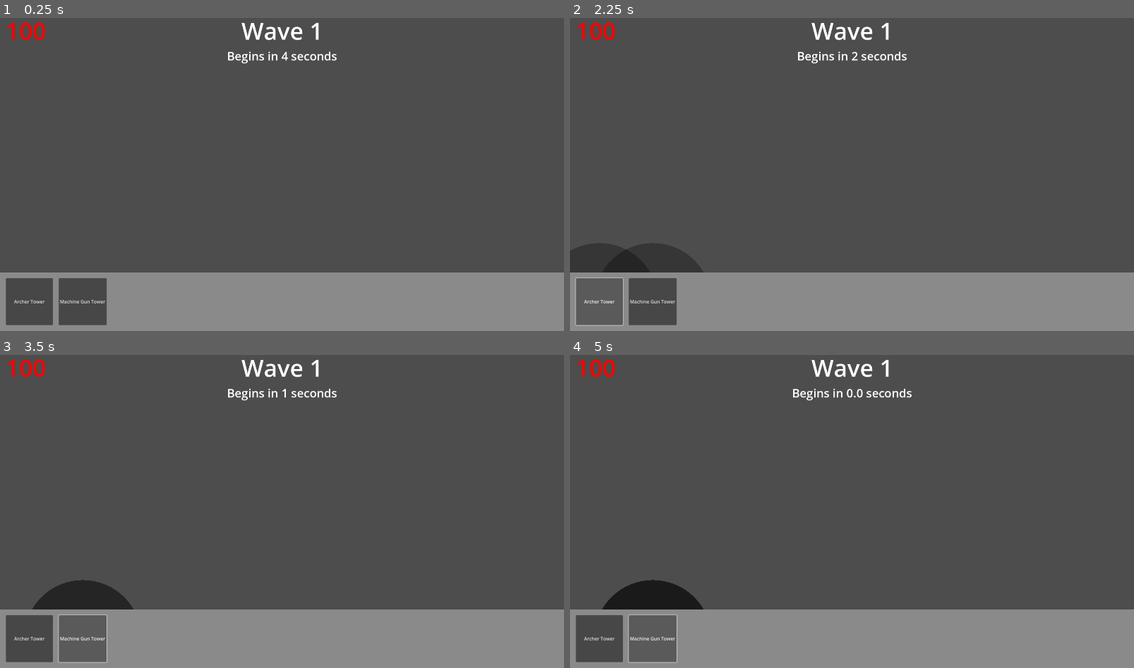
Above: before the commit, frames 1-4 (two rows, left to right).
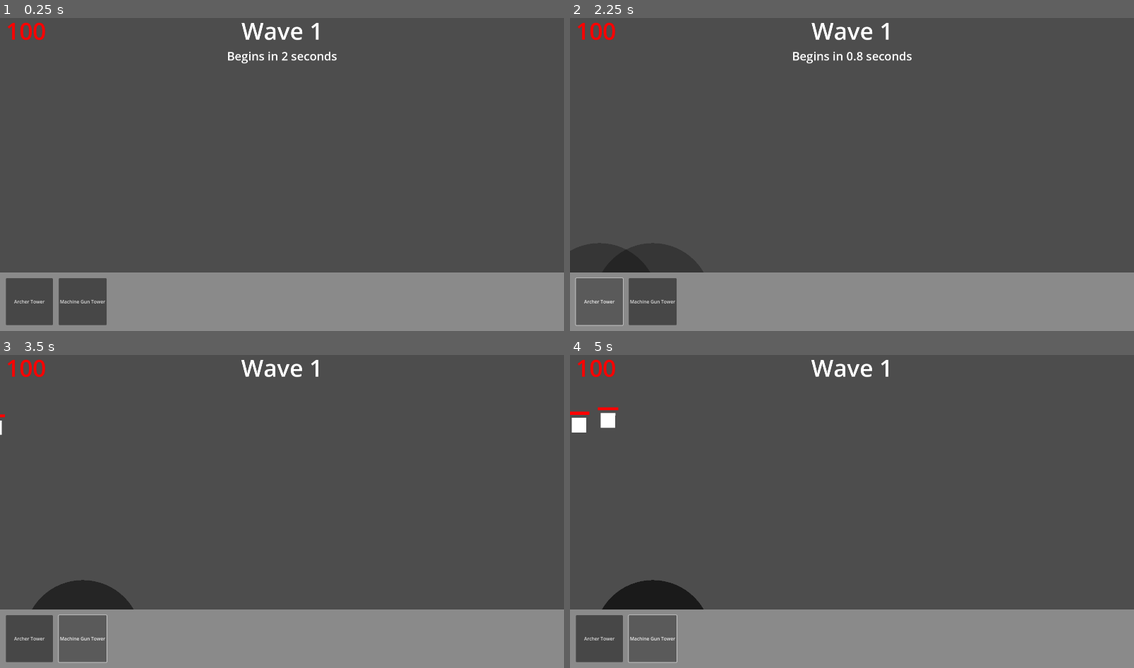
Above: after the commit, the same moments.

Repository: officialSl0th/tower-defense-2d
Game: Godot game, scene res://scenes/main.tscn
Same seed, same stepped clock (60 frames per second), same inputs: the game is played once before the commit and once after it.
Inputs:
- Up to frame 1 (0.25 s): no input
- Up to frame 2 (2.25 s): click "Archer Tower" at 0.5 s; click "Machine Gun Tower" at 1.25 s; click "Archer Tower" at 2 s
- Up to frame 3 (3.5 s): click "Machine Gun Tower" at 2.75 s
- Up to frame 4 (5 s): click "Archer Tower" at 3.5 s; click "Machine Gun Tower" at 4.25 s

The runs differ from the first frame. In frame 1, less than 0.1% of the frame differs, in the area x 49-52%, y 10-14%; in frame 2, 0.4%; in frame 3, 0.4%; in frame 4, 0.7%, in the area x 0-61%, y 1-25%.

Commit message:
enforced style guide

Diff:
--- a/project.godot
+++ b/project.godot
@@ -17,7 +17,7 @@
 
 [autoload]
 
-Health="*res://source/Health.gd"
+Health="*res://source/autoload/health.gd"
 
 [display]
 
--- /dev/null
+++ b/resources/entity_groups/test_entity_group.tres
@@ -0,0 +1,11 @@
+[gd_resource type="Resource" script_class="EntityGroupResource" load_steps=3 format=3 uid="uid://phntcoole1k"]
+
+[ext_resource type="Resource" uid="uid://budmgpqyrjepl" path="res://resources/path_entities/test_path_entity.tres" id="1_h85hm"]
+[ext_resource type="Script" path="res://source/resource_scripts/entity_group_resource.gd" id="1_xr1el"]
+
+[resource]
+script = ExtResource("1_xr1el")
+entity_resource = ExtResource("1_h85hm")
+amount_of_entities = 2
+time_between_entities = 1.0
+path_id = 0
--- a/resources/entity_groups/zombie_group_small.tres
+++ /dev/null
@@ -1,11 +0,0 @@
-[gd_resource type="Resource" script_class="EntityGroup" load_steps=3 format=3 uid="uid://dny2nmtso36y7"]
-
-[ext_resource type="Resource" uid="uid://budmgpqyrjepl" path="res://resources/path_entities/zombie_path_entity.tres" id="1_05l8g"]
-[ext_resource type="Script" path="res://source/EntityGroupResource.gd" id="1_mhoi7"]
-
-[resource]
-script = ExtResource("1_mhoi7")
-entity_resource = ExtResource("1_05l8g")
-amount_of_entities = 2
-time_between_entities = 1.0
-path_id = 0
--- a/resources/path_entities/zombie_path_entity.tres
+++ b/resources/path_entities/test_path_entity.tres
@@ -1,6 +1,6 @@
 [gd_resource type="Resource" script_class="PathEntityResource" load_steps=2 format=3 uid="uid://budmgpqyrjepl"]
 
-[ext_resource type="Script" path="res://source/PathEntityResource.gd" id="1_wwn61"]
+[ext_resource type="Script" path="res://source/resource_scripts/path_entity_resource.gd" id="1_wwn61"]
 
 [resource]
 script = ExtResource("1_wwn61")
--- a/resources/towers/archer_tower.tres
+++ b/resources/towers/long_range_tower.tres
@@ -1,6 +1,6 @@
 [gd_resource type="Resource" script_class="TowerResource" load_steps=2 format=3 uid="uid://dgp5kaovc1pyb"]
 
-[ext_resource type="Script" path="res://source/TowerResource.gd" id="1_km48p"]
+[ext_resource type="Script" path="res://source/resource_scripts/tower_resource.gd" id="1_km48p"]
 
 [resource]
 script = ExtResource("1_km48p")
--- a/resources/towers/machine_gun_tower.tres
+++ b/resources/towers/short_range_tower.tres
@@ -1,6 +1,6 @@
 [gd_resource type="Resource" script_class="TowerResourceBase" load_steps=2 format=3 uid="uid://dmr7xi37lb3bv"]
 
-[ext_resource type="Script" path="res://source/TowerResource.gd" id="1_ikhbc"]
+[ext_resource type="Script" path="res://source/resource_scripts/tower_resource.gd" id="1_ikhbc"]
 
 [resource]
 script = ExtResource("1_ikhbc")
--- a/resources/wave_containers/test_waves.tres
+++ b/resources/wave_containers/test_waves.tres
@@ -1,11 +1,11 @@
-[gd_resource type="Resource" script_class="Waves" load_steps=4 format=3 uid="uid://dlak6uphu78t5"]
+[gd_resource type="Resource" script_class="WavesResource" load_steps=4 format=3 uid="uid://d3vt4f752obmp"]
 
-[ext_resource type="Script" path="res://source/WavesResource.gd" id="1_jpfbk"]
-[ext_resource type="Resource" uid="uid://dxjebpxsm7e5n" path="res://resources/waves/test_wave_1.tres" id="2_1qs80"]
-[ext_resource type="Resource" uid="uid://ddthc6ua5kexw" path="res://resources/waves/test_wave_2.tres" id="3_giske"]
+[ext_resource type="Script" path="res://source/resource_scripts/waves_resource.gd" id="1_jpfbk"]
+[ext_resource type="Resource" uid="uid://6tuwl102bu11" path="res://resources/waves/test_wave_1.tres" id="2_1qs80"]
+[ext_resource type="Resource" uid="uid://3e34wes3quee" path="res://resources/waves/test_wave_2.tres" id="3_giske"]
 
 [resource]
 script = ExtResource("1_jpfbk")
-time_before_waves = 5.0
-time_between_waves = 4.0
-waves = Array[Resource("res://source/WaveResource.gd")]([ExtResource("2_1qs80"), ExtResource("3_giske")])
+time_before_waves = 3.0
+time_between_waves = 3.0
+waves = Array[Resource("res://source/resource_scripts/wave_resource.gd")]([ExtResource("2_1qs80"), ExtResource("3_giske")])
--- a/resources/waves/test_wave_1.tres
+++ b/resources/waves/test_wave_1.tres
@@ -1,9 +1,9 @@
-[gd_resource type="Resource" script_class="Wave" load_steps=3 format=3 uid="uid://dxjebpxsm7e5n"]
+[gd_resource type="Resource" script_class="WaveResource" load_steps=3 format=3 uid="uid://6tuwl102bu11"]
 
-[ext_resource type="Resource" uid="uid://dny2nmtso36y7" path="res://resources/entity_groups/zombie_group_small.tres" id="1_aqjrq"]
-[ext_resource type="Script" path="res://source/WaveResource.gd" id="1_rap1k"]
+[ext_resource type="Resource" uid="uid://phntcoole1k" path="res://resources/entity_groups/test_entity_group.tres" id="1_2b7iu"]
+[ext_resource type="Script" path="res://source/resource_scripts/wave_resource.gd" id="1_rap1k"]
 
 [resource]
 script = ExtResource("1_rap1k")
-entity_groups = Array[Resource("res://source/EntityGroupResource.gd")]([ExtResource("1_aqjrq")])
+entity_groups = Array[Resource("res://source/resource_scripts/entity_group_resource.gd")]([ExtResource("1_2b7iu")])
 time_between_groups = 1.0
--- a/resources/waves/test_wave_2.tres
+++ b/resources/waves/test_wave_2.tres
@@ -1,9 +1,9 @@
-[gd_resource type="Resource" script_class="Wave" load_steps=3 format=3 uid="uid://ddthc6ua5kexw"]
+[gd_resource type="Resource" script_class="WaveResource" load_steps=3 format=3 uid="uid://3e34wes3quee"]
 
-[ext_resource type="Script" path="res://source/WaveResource.gd" id="1_i5rdy"]
-[ext_resource type="Resource" uid="uid://dny2nmtso36y7" path="res://resources/entity_groups/zombie_group_small.tres" id="1_r7qga"]
+[ext_resource type="Resource" uid="uid://phntcoole1k" path="res://resources/entity_groups/test_entity_group.tres" id="1_dj6he"]
+[ext_resource type="Script" path="res://source/resource_scripts/wave_resource.gd" id="1_i5rdy"]
 
 [resource]
 script = ExtResource("1_i5rdy")
-entity_groups = Array[Resource("res://source/EntityGroupResource.gd")]([ExtResource("1_r7qga"), ExtResource("1_r7qga")])
-time_between_groups = 2.0
+entity_groups = Array[Resource("res://source/resource_scripts/entity_group_resource.gd")]([ExtResource("1_dj6he"), ExtResource("1_dj6he")])
+time_between_groups = 1.0
--- a/scenes/main.tscn
+++ b/scenes/main.tscn
@@ -1,33 +1,29 @@
-[gd_scene load_steps=8 format=3 uid="uid://6vusjlkjjbmr"]
+[gd_scene load_steps=6 format=3 uid="uid://tbgp48n4te7a"]
 
-[ext_resource type="PackedScene" uid="uid://bbcoo6w6wllv8" path="res://scenes/path_entity.tscn" id="1_655av"]
-[ext_resource type="Script" path="res://source/WaveController.gd" id="1_o4ocp"]
-[ext_resource type="Resource" uid="uid://dgp5kaovc1pyb" path="res://resources/towers/archer_tower.tres" id="2_8r142"]
-[ext_resource type="Resource" uid="uid://dlak6uphu78t5" path="res://resources/wave_containers/test_waves.tres" id="2_57l3g"]
+[ext_resource type="Script" path="res://source/waves/wave_controller.gd" id="1_v078i"]
+[ext_resource type="Resource" uid="uid://d3vt4f752obmp" path="res://resources/wave_containers/test_waves.tres" id="2_qpy4s"]
 [ext_resource type="PackedScene" uid="uid://cigiq5coqeney" path="res://scenes/ui_overlay.tscn" id="3_aelhk"]
-[ext_resource type="Resource" uid="uid://dmr7xi37lb3bv" path="res://resources/towers/machine_gun_tower.tres" id="3_x6vpa"]
+[ext_resource type="PackedScene" uid="uid://bbcoo6w6wllv8" path="res://scenes/path_entity.tscn" id="3_puh2s"]
 
-[sub_resource type="Curve2D" id="Curve2D_wp508"]
-bake_interval = 0.01
+[sub_resource type="Curve2D" id="Curve2D_q4e8h"]
 _data = {
-"points": PackedVector2Array(0, 0, 2.08165e-12, 2.08165e-12, -27, 108, -121.843, -175.401, 121.843, 175.401, 881, 322, -468.628, 44.1849, 468.628, -44.1849, 854, 776, -227.619, 112.471, 227.619, -112.471, 1524, 408, 0, 0, 0, 0, 1966, 627)
+"points": PackedVector2Array(0, 0, 0, 0, -66, 270, -71.6026, -124.209, 71.6026, 124.209, 489, 282, -100.828, -130.054, 100.828, 130.054, 420, 559, 0, 0, 0, 0, 698, 659, -226.498, -78.909, 226.498, 78.909, 1262, 581, -111.057, 52.606, 111.057, -52.606, 1592, 415, -70.1414, -27.7643, 70.1414, 27.7643, 1798, 510, 0, 0, 0, 0, 1990, 488)
 }
-point_count = 5
+point_count = 8
 
 [node name="Main" type="Node2D"]
 
-[node name="WaveController" type="Node2D" parent="." node_paths=PackedStringArray("paths")]
-script = ExtResource("1_o4ocp")
-waves = ExtResource("2_57l3g")
-paths = [NodePath("../Path1")]
-entity_scene = ExtResource("1_655av")
+[node name="Towers" type="Node2D" parent="."]
 
-[node name="TowerParent" type="Node2D" parent="."]
+[node name="Paths" type="Node2D" parent="." node_paths=PackedStringArray("paths")]
+script = ExtResource("1_v078i")
+waves = ExtResource("2_qpy4s")
+paths = [NodePath("Path1")]
+entity_scene = ExtResource("3_puh2s")
 
-[node name="Path1" type="Path2D" parent="."]
-curve = SubResource("Curve2D_wp508")
+[node name="Path1" type="Path2D" parent="Paths"]
+curve = SubResource("Curve2D_q4e8h")
 
 [node name="CanvasLayer" type="CanvasLayer" parent="."]
 
 [node name="UIOverlay" parent="CanvasLayer" instance=ExtResource("3_aelhk")]
-towers = Array[Resource("res://source/TowerResource.gd")]([ExtResource("2_8r142"), ExtResource("3_x6vpa")])
--- a/scenes/path_entity.tscn
+++ b/scenes/path_entity.tscn
@@ -1,6 +1,6 @@
 [gd_scene load_steps=6 format=3 uid="uid://bbcoo6w6wllv8"]
 
-[ext_resource type="Script" path="res://source/PathEntity.gd" id="1_g1j3x"]
+[ext_resource type="Script" path="res://source/path_entities/path_entity.gd" id="1_g1j3x"]
 
 [sub_resource type="QuadMesh" id="QuadMesh_h3k30"]
 
--- a/scenes/projectile.tscn
+++ b/scenes/projectile.tscn
@@ -1,6 +1,6 @@
 [gd_scene load_steps=4 format=3 uid="uid://b2jsf0enmawvb"]
 
-[ext_resource type="Script" path="res://source/Projectile.gd" id="1_0xbkq"]
+[ext_resource type="Script" path="res://source/projectiles/projectile.gd" id="1_0xbkq"]
 
 [sub_resource type="RectangleShape2D" id="RectangleShape2D_as6cl"]
 size = Vector2(20, 5)
--- a/scenes/tower.tscn
+++ b/scenes/tower.tscn
@@ -1,6 +1,6 @@
 [gd_scene load_steps=4 format=3 uid="uid://dajpl8ky8fm1l"]
 
-[ext_resource type="Script" path="res://source/Tower.gd" id="1_04i6n"]
+[ext_resource type="Script" path="res://source/towers/tower.gd" id="1_04i6n"]
 
 [sub_resource type="QuadMesh" id="QuadMesh_vaxhq"]
 
--- a/scenes/ui_overlay.tscn
+++ b/scenes/ui_overlay.tscn
@@ -1,6 +1,8 @@
-[gd_scene load_steps=6 format=3 uid="uid://cigiq5coqeney"]
+[gd_scene load_steps=8 format=3 uid="uid://cigiq5coqeney"]
 
-[ext_resource type="Script" path="res://source/UIController.gd" id="1_f7cah"]
+[ext_resource type="Script" path="res://source/ui/ui_controller.gd" id="1_f7cah"]
+[ext_resource type="Resource" uid="uid://dgp5kaovc1pyb" path="res://resources/towers/long_range_tower.tres" id="2_2rcxt"]
+[ext_resource type="Resource" uid="uid://dmr7xi37lb3bv" path="res://resources/towers/short_range_tower.tres" id="3_usxxa"]
 
 [sub_resource type="LabelSettings" id="LabelSettings_oaevw"]
 font_size = 80
@@ -23,6 +25,7 @@
 grow_horizontal = 2
 grow_vertical = 2
 script = ExtResource("1_f7cah")
+towers = Array[Resource("res://source/resource_scripts/tower_resource.gd")]([ExtResource("2_2rcxt"), ExtResource("3_usxxa")])
 
 [node name="LabelInformation" type="VBoxContainer" parent="."]
 layout_mode = 1
--- a/source/WaveResource.gd
+++ /dev/null
@@ -1,5 +0,0 @@
-extends Resource
-class_name Wave
-
-@export var entity_groups: Array[EntityGroup];
-@export var time_between_groups: float;
--- a/source/WavesResource.gd
+++ /dev/null
@@ -1,6 +0,0 @@
-extends Resource
-class_name Waves
-
-@export var time_before_waves: float;
-@export var time_between_waves: float;
-@export var waves: Array[Wave];
--- a/source/Health.gd
+++ b/source/autoload/health.gd
@@ -1,4 +1,4 @@
-extends Node
+extends Node;
 
 @onready var _health_label: Label = get_node("/root/Main/CanvasLayer/UIOverlay/HealthLabel");
 
--- a/source/PathEntity.gd
+++ b/source/path_entities/path_entity.gd
@@ -1,5 +1,5 @@
-extends PathFollow2D
-class_name PathEntity
+extends PathFollow2D;
+class_name PathEntity;
 
 signal removed(entity: PathEntity);
 
@@ -17,6 +17,7 @@
 	_total_health = resource.total_health;
 	_current_health = _total_health;
 
+
 func _process(delta: float) -> void:
 	if get_progress_ratio() == 1:
 		Health.health -= _total_health;
@@ -25,6 +26,7 @@
 
 	set_progress(get_progress() + _move_speed * delta);
 
+
 func take_damage(attack_damage: int) -> void:
 	_current_health -= attack_damage
 	_health_bar.size = Vector2(_current_health / float(_total_health) * _max_health_bar_size[0], 1);
--- a/source/Projectile.gd
+++ b/source/projectiles/projectile.gd
@@ -1,5 +1,5 @@
-extends Node2D
-class_name Projectile
+extends Node2D;
+class_name Projectile;
 
 var _direction: Vector2;
 var _speed: float;
@@ -16,6 +16,7 @@
 	if sqrt(_direction_raw[0] * _direction_raw[0] + _direction_raw[1] * _direction_raw[1]) > _max_travel_distance:
 		queue_free();
 
+
 func initialize(direction: Vector2, speed: float, max_travel_distance: float, damage: int) -> void:
 	_direction = direction;
 	_speed = speed;
@@ -24,6 +25,7 @@
 
 	set_rotation(atan(direction[1] / direction[0]));
 
+
 func _hit(body: Area2D) -> void:
 	var _parent: Node2D = body.get_parent();
 
--- a/source/EntityGroupResource.gd
+++ b/source/resource_scripts/entity_group_resource.gd
@@ -1,5 +1,5 @@
-extends Resource
-class_name EntityGroup
+extends Resource;
+class_name EntityGroupResource;
 
 @export var entity_resource: PathEntityResource;
 @export var amount_of_entities: int;
--- a/source/PathEntityResource.gd
+++ b/source/resource_scripts/path_entity_resource.gd
@@ -1,5 +1,5 @@
-extends Resource
-class_name PathEntityResource
+extends Resource;
+class_name PathEntityResource;
 
 @export var move_speed: float;
 @export var total_health: int;
--- a/source/TowerResource.gd
+++ b/source/resource_scripts/tower_resource.gd
@@ -1,5 +1,5 @@
-extends Resource
-class_name TowerResource
+extends Resource;
+class_name TowerResource;
 
 @export var attack_range: float;
 @export var attack_damage: float;
--- /dev/null
+++ b/source/resource_scripts/wave_resource.gd
@@ -0,0 +1,5 @@
+extends Resource;
+class_name WaveResource;
+
+@export var entity_groups: Array[EntityGroupResource];
+@export var time_between_groups: float;
--- /dev/null
+++ b/source/resource_scripts/waves_resource.gd
@@ -0,0 +1,6 @@
+extends Resource;
+class_name WavesResource;
+
+@export var time_before_waves: float;
+@export var time_between_waves: float;
+@export var waves: Array[WaveResource];
--- a/source/Tower.gd
+++ b/source/towers/tower.gd
@@ -1,5 +1,5 @@
-extends Node2D
-class_name Tower
+extends Node2D;
+class_name Tower;
 
 @export var resource: TowerResource;
 
@@ -28,14 +28,17 @@
 	_attack_range_collision_shape.shape.radius = _attack_range;
 	_attack_speed_timer.set_wait_time(_attack_speed);
 
+
 func _draw() -> void:
 	draw_circle(Vector2(0, 0), _attack_range * 2, _attack_range_color);
+
 
 func _attack() -> void:
 	var _direction: Vector2 = (_path_entities_in_range[0].get_position() - _position).normalized();
 	var _projectile: Projectile = _projectile_scene.instantiate();
 	_projectile.initialize(_direction, _projectile_speed, _max_projectile_range, _attack_damage);
 	add_child(_projectile);
+
 
 func _path_entity_entered(entity: Area2D) -> void:
 	var _parent: Node2D = entity.get_parent();
@@ -47,6 +50,7 @@
 			_attack();
 			_attack_speed_timer.start();
 
+
 func _path_entity_exited(entity: Area2D) -> void:
 	var _parent = entity.get_parent();
 
@@ -55,6 +59,7 @@
 
 		if _path_entities_in_range.is_empty():
 			_attack_speed_timer.stop();
+
 
 func confirm_tower_placement() -> bool:
 	if _check_if_can_place():
@@ -69,8 +74,10 @@
 
 	return false;
 
+
 func cancel_tower_placement() -> void:
 	queue_free();
 
+
 func _check_if_can_place() -> bool:
 	return true;
--- a/source/UIController.gd
+++ b/source/ui/ui_controller.gd
@@ -1,10 +1,10 @@
-extends Control
-class_name UIController
+extends Control;
+class_name UIController;
 
 @export var towers: Array[TowerResource];
 
 @onready var _tower_scene: PackedScene = preload("res://scenes/tower.tscn");
-@onready var _tower_parent: Node2D = $"../../TowerParent";
+@onready var _tower_parent: Node2D = $"../../Towers";
 @onready var _viewport_size: Vector2 = get_viewport_rect().size;
 
 var _tower_to_place: Tower;
@@ -14,6 +14,7 @@
 	_tower_to_place.set_position(get_viewport().get_mouse_position());
 	_tower_to_place.resource = towers[id];
 	_tower_parent.add_child(_tower_to_place);
+
 
 func _input(event: InputEvent) -> void:
 	if !_tower_to_place:
--- a/source/WaveController.gd
+++ b/source/waves/wave_controller.gd
@@ -1,7 +1,7 @@
 extends Node
 class_name WaveController
 
-@export var waves: Waves;
+@export var waves: WavesResource;
 @export var paths: Array[Path2D];
 @export var entity_scene: PackedScene;
 
@@ -15,8 +15,8 @@
 var _current_entity_group_index: int = 0;
 var _current_entity_index: int = 0;
 
-var _current_wave: Wave;
-var _current_entity_group: EntityGroup;
+var _current_wave: WaveResource;
+var _current_entity_group: EntityGroupResource;
 var _entity_list: Array[PathEntity];
 
 func _ready() -> void:
@@ -48,6 +48,7 @@
 
 	_countdown_label.set_text("Begins in " + _formatted + " seconds");
 
+
 func _start_wave() -> void:
 	_current_wave = waves.waves[_current_wave_index];
 	_countdown_label.set_text("");
@@ -55,6 +56,7 @@
 	_entity_group_timer.set_wait_time(_current_wave.time_between_groups);
 	_current_entity_group_index = 0;
 	_start_entity_group();
+
 
 func _end_wave() -> void:
 	_current_wave_index += 1;
@@ -64,11 +66,13 @@
 		_wave_timer.set_wait_time(waves.time_between_waves);
 		_wave_timer.start();
 
+
 func _start_entity_group() -> void:
 	_current_entity_group = _current_wave.entity_groups[_current_entity_group_index];
 	_entity_timer.set_wait_time(_current_entity_group.time_between_entities);
 	_entity_timer.start();
 	_spawn_entity();
+
 
 func _end_entity_group() -> void:
 	_current_entity_group_index += 1;
@@ -77,6 +81,7 @@
 
 	if _current_entity_group_index < len(_current_wave.entity_groups):
 		_entity_group_timer.start();
+
 
 func _spawn_entity() -> void:
 	if _current_entity_index == _current_entity_group.amount_of_entities:
@@ -94,6 +99,7 @@
 	_current_entity_index += 1;
 	_entity_list.append(_entity);
 
+
 func _entity_removed(entity: PathEntity) -> void:
 	_entity_list.erase(entity);
 
